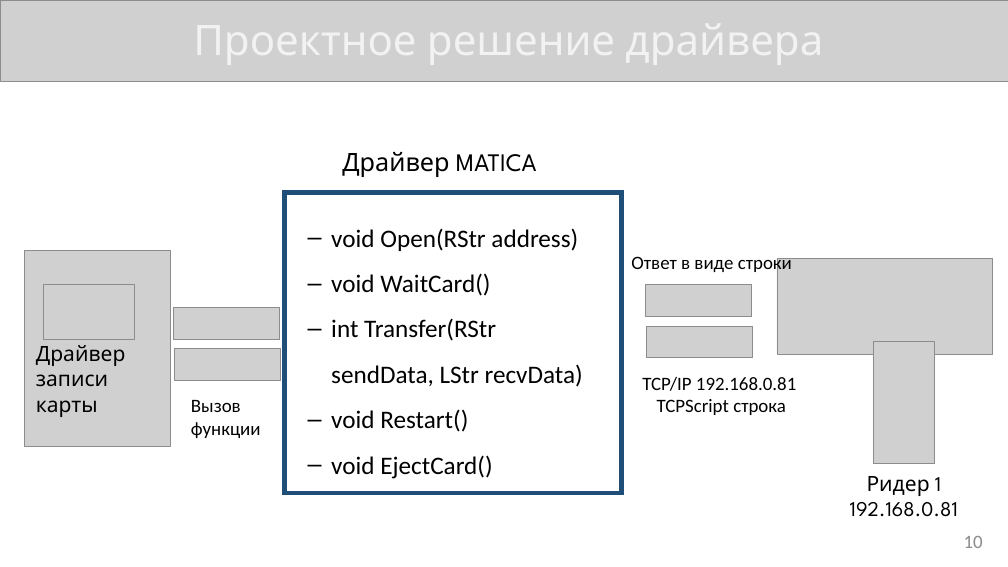
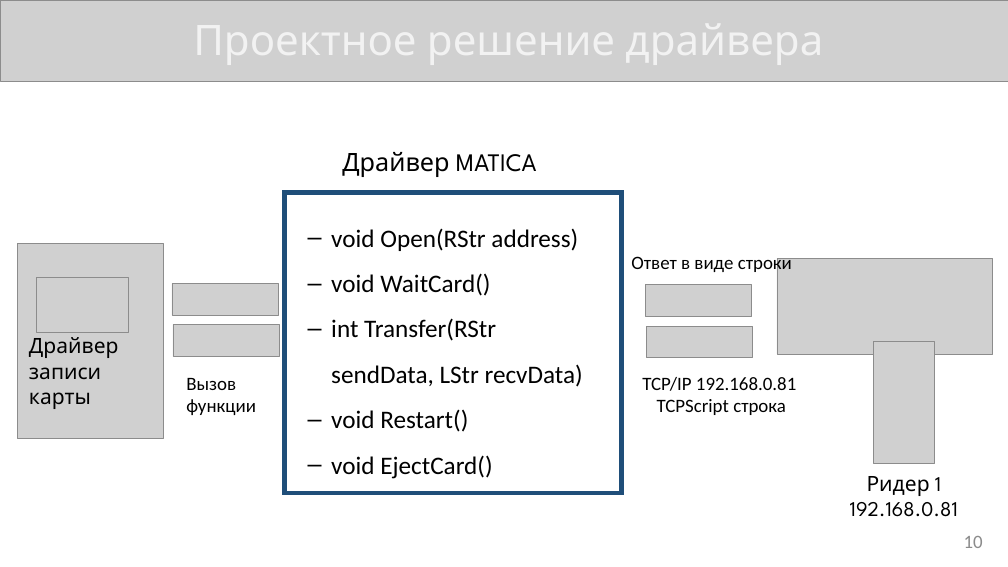
Before and after one commit to KonstantinShemyakin/Diplom, a slide deck: slide 10 of Presentation/NMSTU_Presentation.pptx. Drawn at 1008x567 pixels with LibreOffice and Linux fonts; fonts in the diff are those of the drawing; grey boxes stand for pictures. Boxes give left, top, right and bottom in pixels: in the first picture for what was removed or moved away, otherwise in the second. Text is boxed around its words. In the diff, an @@ line names an element or a change of style, - is before the commit and + after.

```diff
--- a/Presentation/NMSTU_Presentation.pptx
+++ b/Presentation/NMSTU_Presentation.pptx
@@ picture: place and size @@
-picture at [24,251,170,447]
+picture at [17,243,163,439]
@@ picture: place and size @@
-picture at [44,285,135,340]
+picture at [37,278,129,332]
@@ picture: place and size @@
-picture at [173,308,279,340]
+picture at [172,284,278,315]
@@ picture: place and size @@
-picture at [175,349,281,380]
+picture at [173,324,279,356]
@@ text "Драйвер записи карты": place and size @@
-text "Драйвер записи карты" at [36,345,126,417]
+text "Драйвер записи карты" at [29,337,119,409]
@@ text "Вызов": place and size @@
-text "Вызов" at [191,400,261,438]
+text "Вызов" at [186,378,256,415]
```
Also in this commit, not shown: 4 other slides changed, 1 other file.
